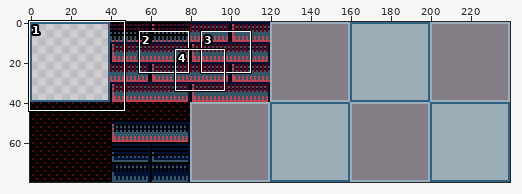
Sprite sheet, stored at Graphics/Maptiles_A.png. The picture above shows the old version from afar; the outline marks the close-up.
Close-up. The starting point:
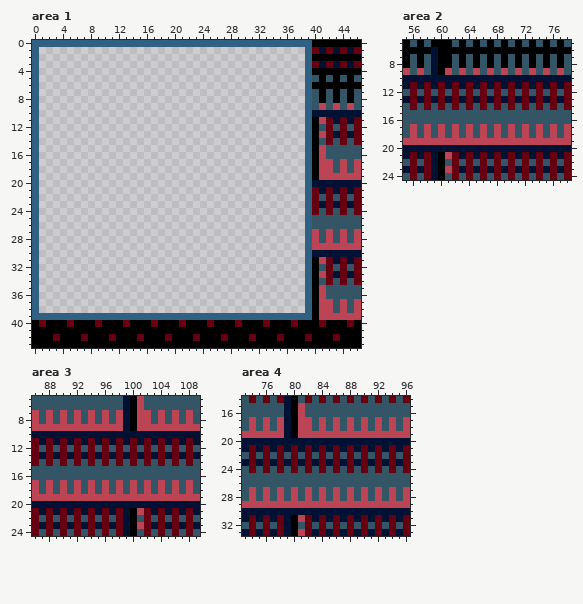
The file is 240x80 pixels. Shown: area 1: x 0..46, y 0..43; area 2: x 55..78, y 5..24; area 3: x 86..109, y 5..24; area 4: x 73..96, y 14..33. The commit also changed other parts of the picture, which this record leaves out.
The result:
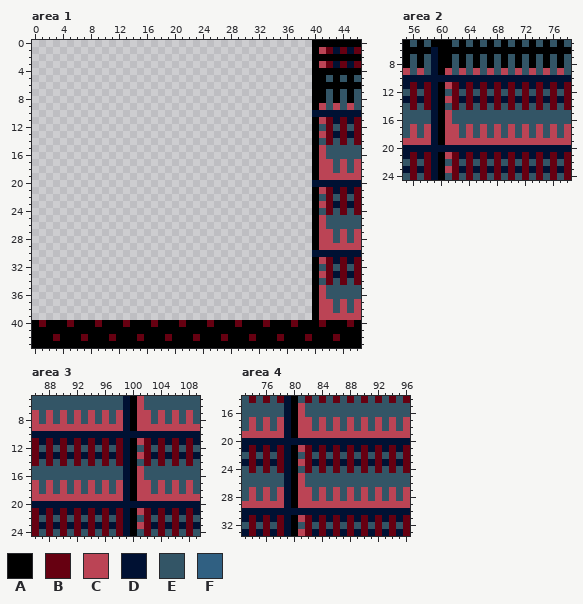
Palette (. is transparent): A #000000  B #660011  C #bb4455  D #001133  E #335566  F #306082
Edits made:
Changed rows in their new state; - is an unchanged pixel.
Area 1:
first column x 0:
 0 ........................................--
 1 .--------------------------------------.AC
 2 .--------------------------------------.--
 3 .--------------------------------------.AC
 4 .--------------------------------------.--
 5 .--------------------------------------.A-
 6 .--------------------------------------.--
 7 .--------------------------------------.A-
 8 .--------------------------------------.A-
 9 .--------------------------------------.A-
10 .--------------------------------------.--
11 .--------------------------------------.--
12 .--------------------------------------.--
13 .--------------------------------------.--
14 .--------------------------------------.--
15 .--------------------------------------.--
16 .--------------------------------------.--
17 .--------------------------------------.--
18 .--------------------------------------.--
19 .--------------------------------------.--
20 .--------------------------------------.--
21 .--------------------------------------.AC
22 .--------------------------------------.A-
23 .--------------------------------------.AC
24 .--------------------------------------.A-
25 .--------------------------------------.AC
26 .--------------------------------------.AC
27 .--------------------------------------.AC
28 .--------------------------------------.AC
29 .--------------------------------------.A-
30 .--------------------------------------.--
31 .--------------------------------------.--
32 .--------------------------------------.--
33 .--------------------------------------.--
34 .--------------------------------------.--
35 .--------------------------------------.--
36 .--------------------------------------.--
37 .--------------------------------------.--
38 .--------------------------------------.--
39 ........................................--
Area 2:
first column x 59:
11 -AC
12 DA-
13 -AC
14 DA-
15 DAC
16 DAC
17 DAC
18 DAC
19 DA-
Area 3:
first column x 99:
11 -AC
12 DA-
13 -AC
14 DA-
15 DAC
16 DAC
17 DAC
18 DAC
19 DA-
Area 4:
first column x 79:
21 -AC
22 DA-
23 -AC
24 DA-
25 DAC
26 DAC
27 DAC
28 DAC
29 DA-
Pixel boxes of the changes (left, top, right, bottom) in both close-ups:
changed: (32, 40, 326, 320)
changed: (431, 82, 452, 145)
changed: (123, 438, 144, 501)
changed: (284, 445, 305, 508)
